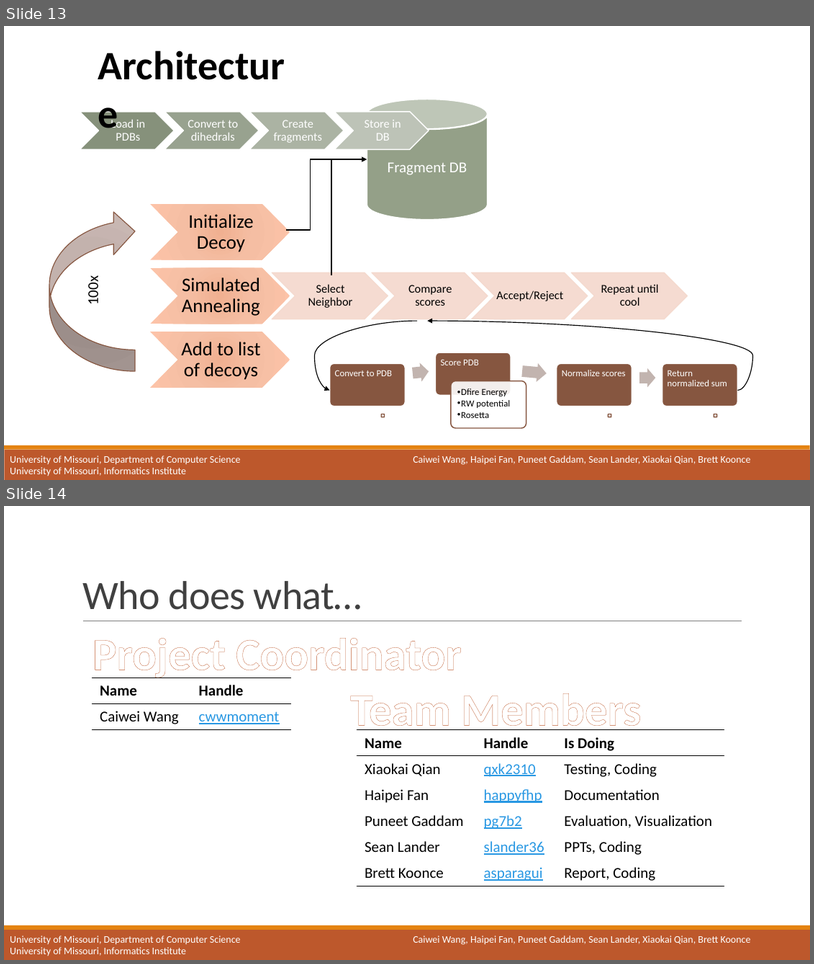
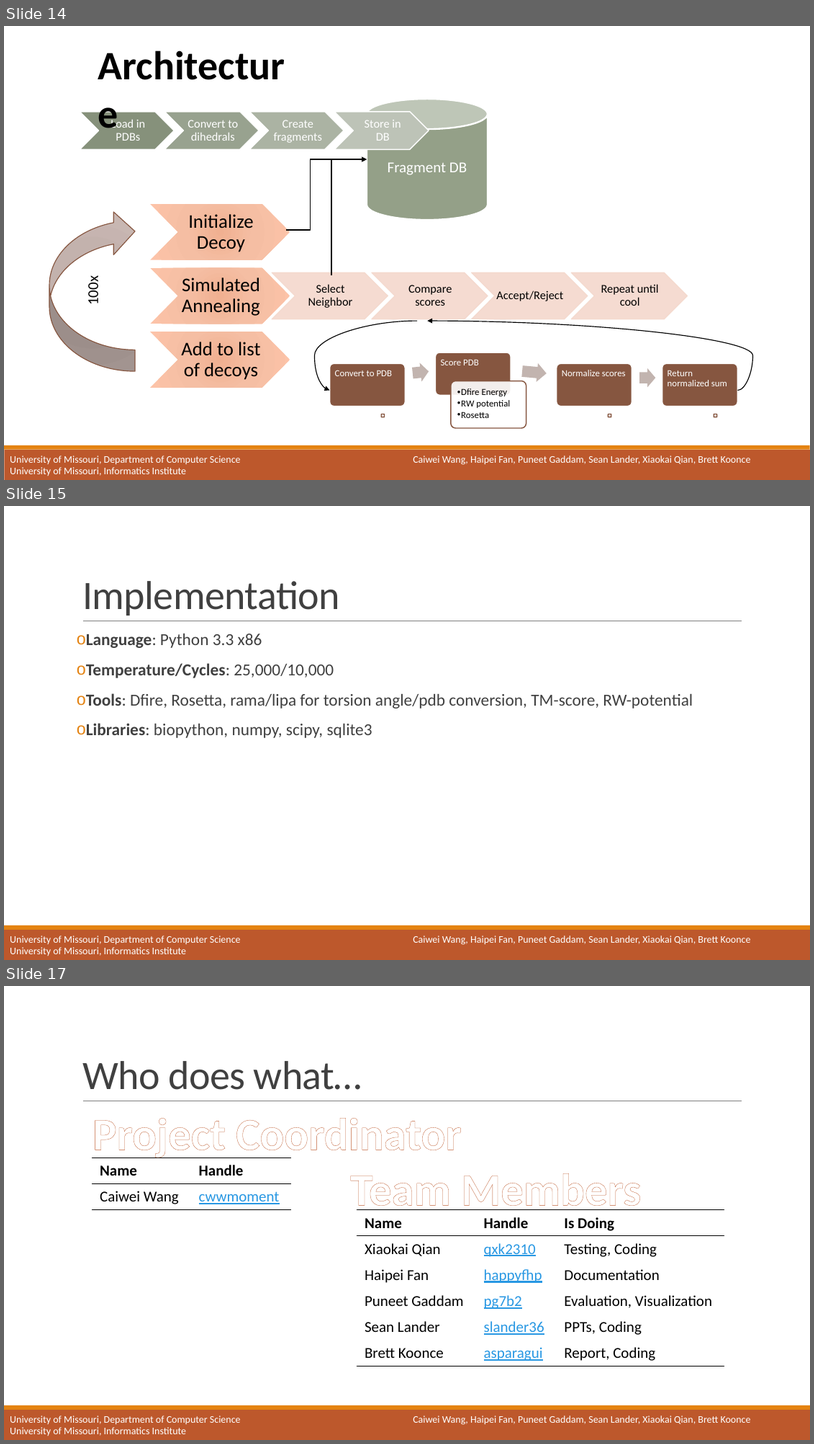
Before and after one commit to MizzouCMMSGroup1/TFPyModeller, a slide deck: doc/TFPyModeller Project Presentation.pptx. Shown one above the other, each under a label of ours: slides 13 and 14 before the commit, slides 14, 15 and 17 after it; the slides between them are not shown. The pictures are 814x964 and 814x1444 pixels, drawn with LibreOffice and Linux fonts; fonts in the diff are those of the drawing; background and template pictures are left out. Boxes give left, top, right and bottom in pixels: in the first picture for what was removed or moved away, otherwise in the second. Text is boxed around its words. In the diff, an @@ line names an element or a change of style, - is before the commit and + after.

```diff
--- a/doc/TFPyModeller Project Presentation.pptx
+++ b/doc/TFPyModeller Project Presentation.pptx
@@ slide 15 added at bbox=[4, 506, 810, 960], background #FFFFFF; not listed: 5 template elements that a slide beside it also shows @@
@@ title added at bbox=[82, 581, 340, 615], 48 pt, text #404040 @@
+Implementation
@@ text added at bbox=[86, 633, 693, 738], 20 pt, text #404040 @@
+o Language: Python 3.3 x86
+o Temperature/Cycles: 25,000/10,000
+o Tools: Dfire, Rosetta, rama/lipa for torsion angle/pdb conversion, TM-score, RW-potential
+o Libraries: biopython, numpy, scipy, sqlite3
@@ what was slide 13 is now slide 14 @@
@@ what was slide 14 is now slide 17 @@
```
Also in this commit, not shown: 1 slide changed, 2 other slides added.
